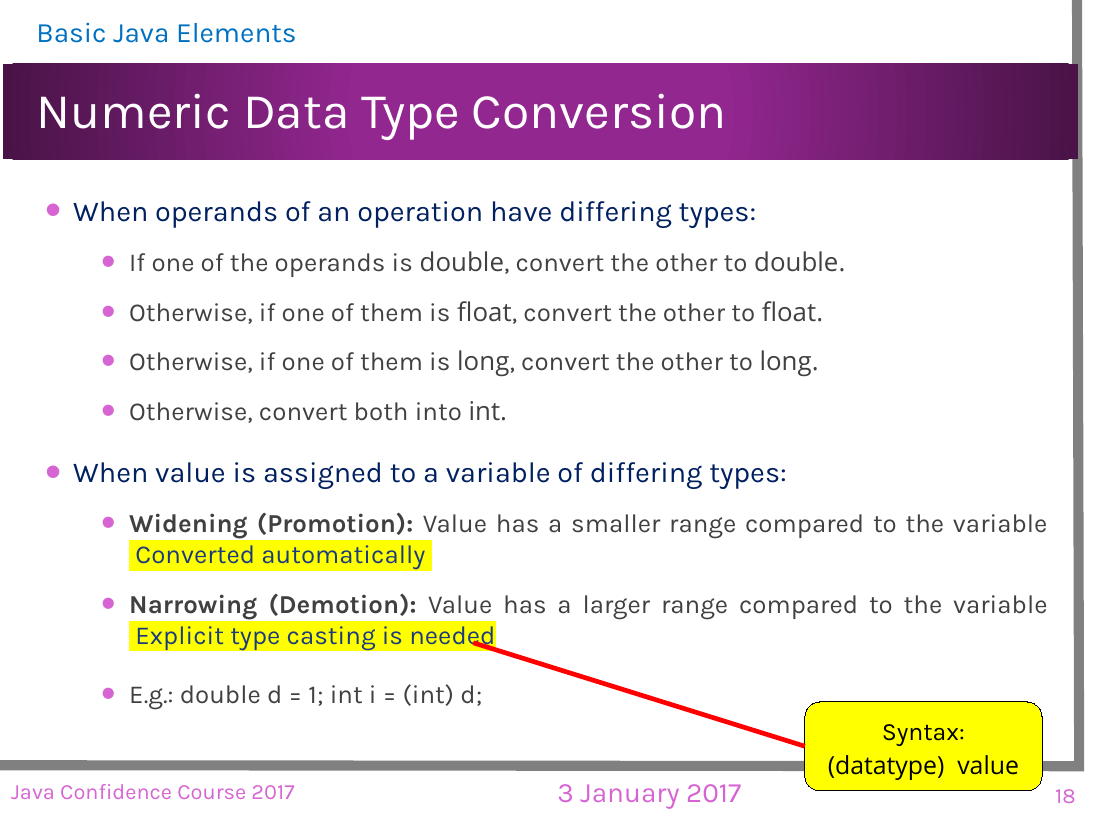
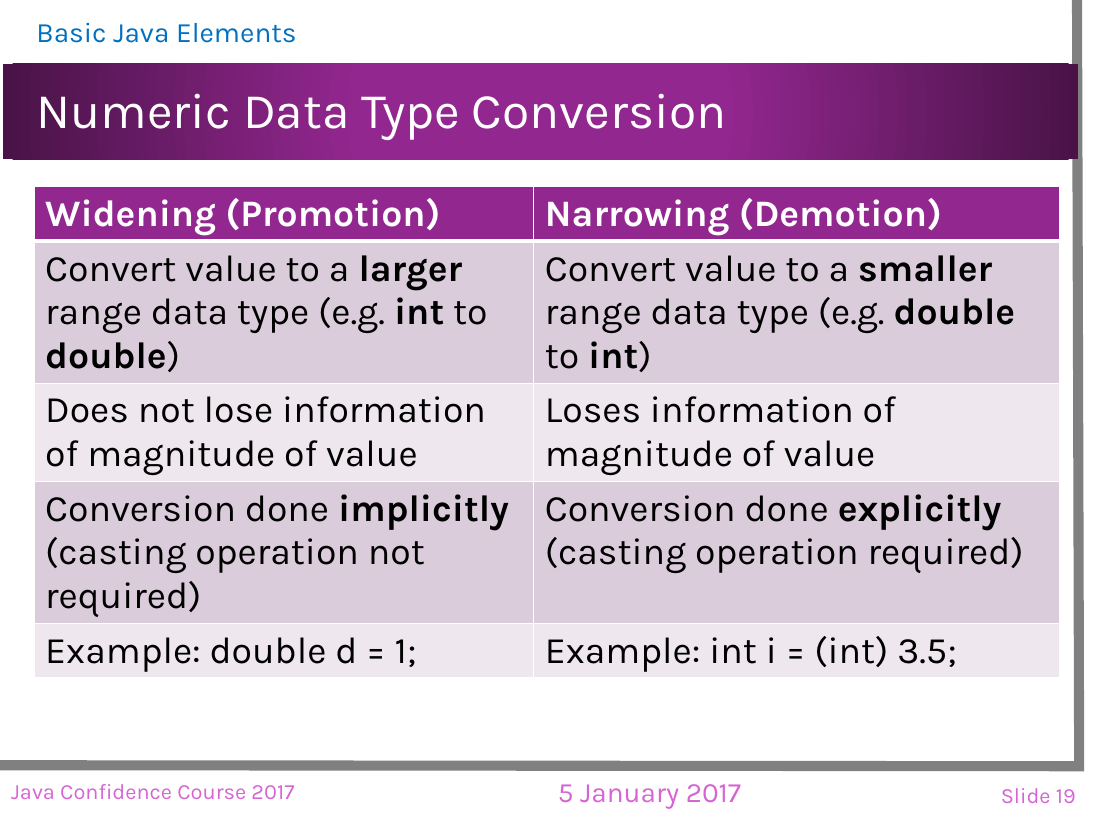
Before and after one commit to landuomu/JCC2017, a slide deck: slide 19 of Slides/JCC2017.pptx (slide 18 before the commit). Drawn at 1120x840 pixels with LibreOffice and Linux fonts; fonts in the diff are those of the drawing; background and template pictures are left out. Boxes give left, top, right and bottom in pixels: in the first picture for what was removed or moved away, otherwise in the second. Text is boxed around its words. In the diff, an @@ line names an element or a change of style, - is before the commit and + after.

Commit message:
Update Slides

```diff
--- a/Slides/JCC2017.pptx
+++ b/Slides/JCC2017.pptx
@@ table added at <box>34,187,1058,676</box>, 5 rows, 2 columns @@
+Widening (Promotion) | Narrowing (Demotion)
+Convert value to a larger range data type (e.g. int to double) | Convert value to a smaller range data type (e.g. double to int)
+Does not lose information of magnitude of value | Loses information of magnitude of value
+Conversion done implicitly (casting operation not required) | Conversion done explicitly (casting operation required)
+Example: double d = 1; | Example: int i = (int) 3.5;
@@ text removed at <box>73,201,1047,710</box> @@
-• When operands of an operation have differing types:
-  • If one of the operands is double, convert the other to double.
-  • Otherwise, if one of them is float, convert the other to float.
-  • Otherwise, if one of them is long, convert the other to long.
-  • Otherwise, convert both into int.
-• When value is assigned to a variable of differing types:
-  • Widening (Promotion): Value has a smaller range compared to the variable
-    Converted automatically
-  • Narrowing (Demotion): Value has a larger range compared to the variable
-    Explicit type casting is needed
-  • E.g.: double d = 1; int i = (int) d;
@@ line removed from (805, 746) to (474, 643) @@
@@ rounded rectangle removed at <box>805,702,1043,791</box> @@
-Syntax:
-(datatype) value
@@ text at <box>558,784,741,808</box>: text changed @@
-3 January 2017
+5 January 2017
@@ page number at <box>1001,788,1076,803</box>: text changed @@
-18
+Slide 19
```
Also in this commit, not shown: 73 other slides changed, 5 slides added, 1 slide removed.
